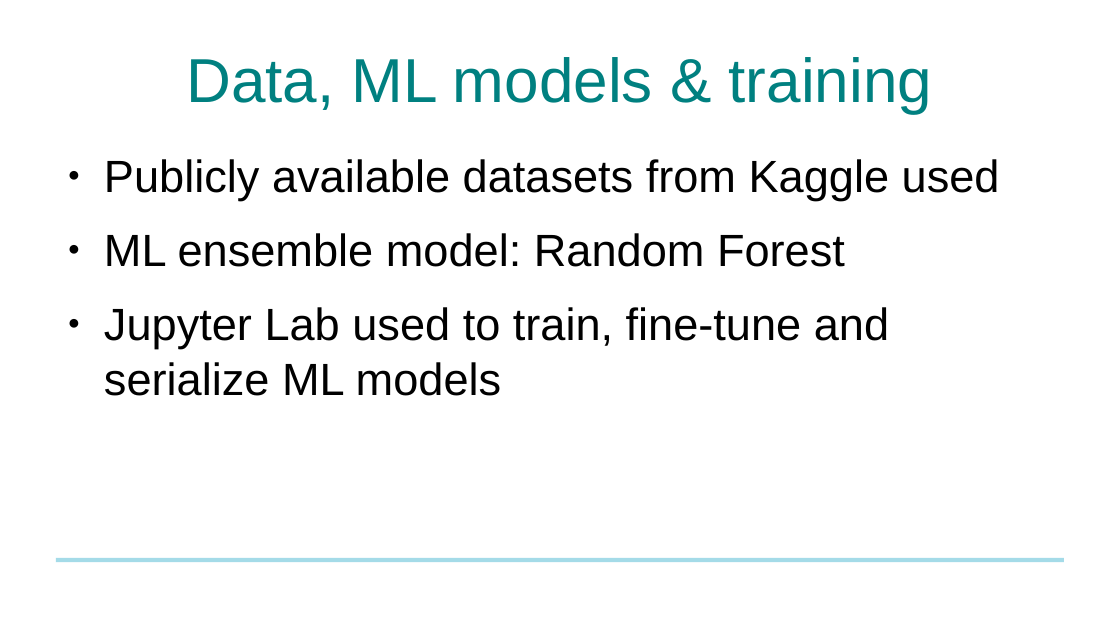
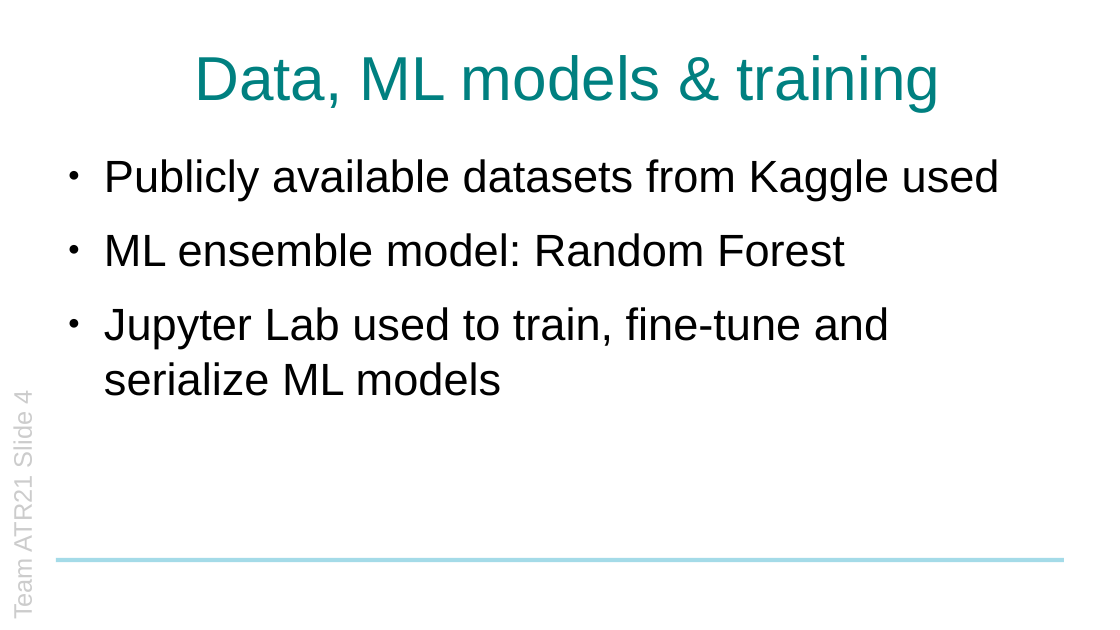
Before and after one commit to progmatix21/NTTDHack2022, a slide deck: slide 4 of Doc/hackathon_prsn.pptx. Drawn at 1120x630 pixels with LibreOffice and Linux fonts; fonts in the diff are those of the drawing; background and template pictures are left out. Boxes give left, top, right and bottom in pixels: in the first picture for what was removed or moved away, otherwise in the second. Text is boxed around its words. In the diff, an @@ line names an element or a change of style, - is before the commit and + after.

```diff
--- a/Doc/hackathon_prsn.pptx
+++ b/Doc/hackathon_prsn.pptx
@@ text "Data, ML models & training": place and size @@
-text "Data, ML models & training" at [186, 57, 932, 113]
+text "Data, ML models & training" at [194, 55, 940, 111]
@@ text added at [9, 391, 37, 618], 18 pt, text #CCCCCC @@
+Team ATR21 Slide 4
```
Also in this commit, not shown: 7 other slides changed, 1 other file.
